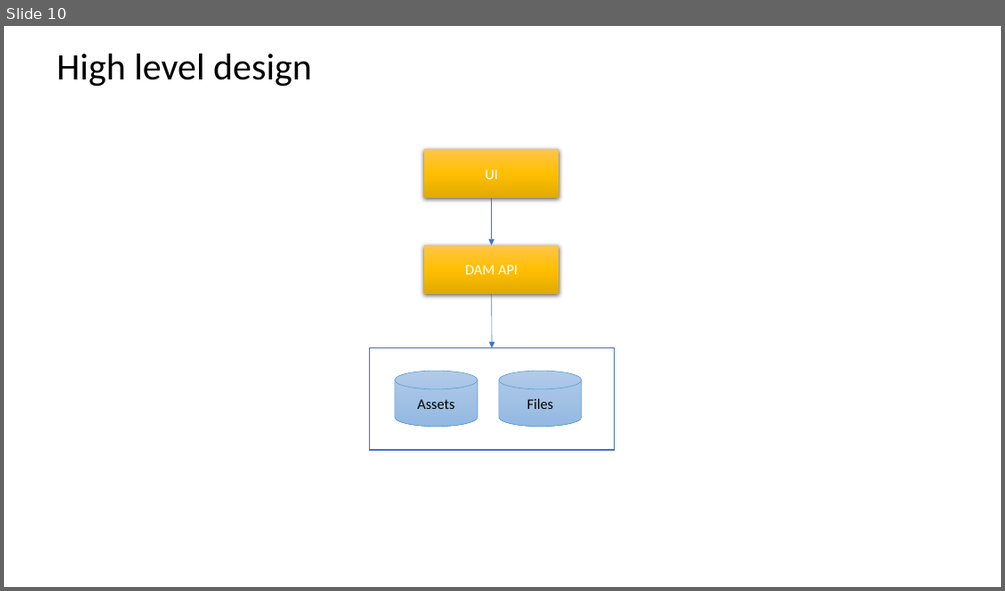
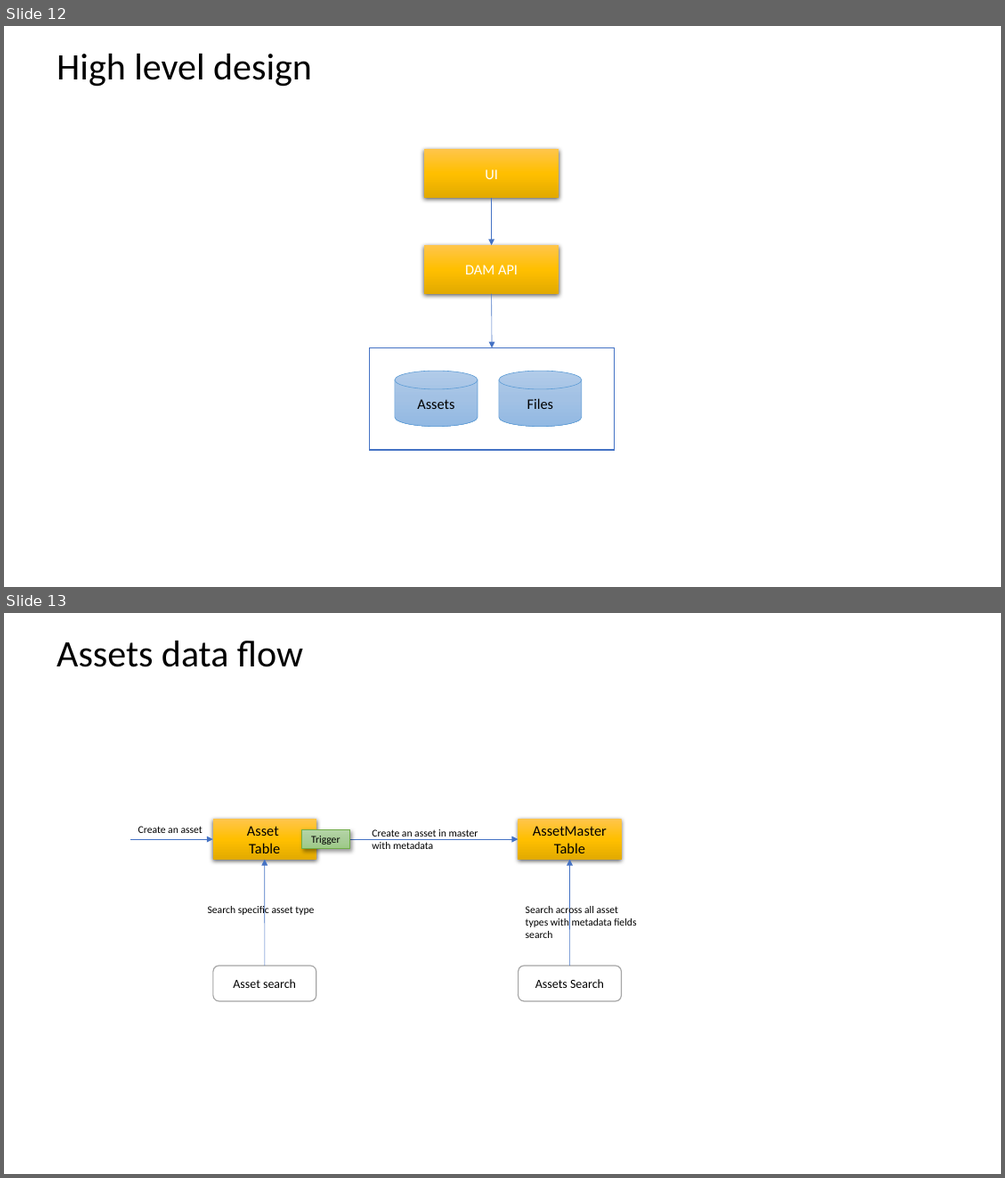
Before and after one commit to sundarkurs/DigitalAssets, a slide deck: Design/Digital Asset - Design.pptx. Shown one above the other, each under a label of ours: slide 10 before the commit, slides 12 and 13 after it. The pictures are 1005x591 and 1005x1178 pixels, drawn with LibreOffice and Linux fonts; fonts in the diff are those of the drawing. Boxes give left, top, right and bottom in pixels: in the first picture for what was removed or moved away, otherwise in the second. Text is boxed around its words. In the diff, an @@ line names an element or a change of style, - is before the commit and + after.

```diff
--- a/Design/Digital Asset - Design.pptx
+++ b/Design/Digital Asset - Design.pptx
@@ slide 13 added at (4, 613, 1001, 1174), background #FFFFFF @@
@@ text added at (57, 641, 303, 667), 36 pt, text #000000 @@
+Assets data flow
@@ text added at (138, 826, 202, 833), 10 pt, text #000000 @@
+Create an asset
@@ rectangle added at (212, 819, 316, 860), fill gradient #FFC64B to #FFC000 to #E3AB00, 14 pt, text #000000 @@
+Asset
+Table
@@ rectangle added at (518, 819, 621, 860), fill gradient #FFC64B to #FFC000 to #E3AB00, 14 pt, text #000000 @@
+AssetMaster Table
@@ arrow added from (131, 839) to (212, 839), #4472C4 0.5 pt @@
@@ rectangle added at (301, 830, 350, 849), fill gradient #B5D5A7 to #AACE9A to #9CC987, outline #70AD47 0.5 pt, 10 pt, text #000000 @@
+Trigger
@@ arrow added from (316, 839) to (518, 839), #4472C4 0.5 pt @@
@@ text added at (372, 829, 478, 849), 10 pt, text #000000 @@
+Create an asset in master with metadata
@@ arrow added from (265, 965) to (265, 859), #4472C4 0.5 pt @@
@@ arrow added from (570, 965) to (570, 859), #4472C4 0.5 pt @@
@@ text added at (208, 904, 314, 916), 10 pt, text #000000 @@
+Search specific asset type
@@ text added at (526, 904, 636, 938), 10 pt, text #000000 @@
+Search across all asset types with metadata fields search
@@ rounded rectangle added at (213, 965, 316, 1001), fill #FFFFFF, outline #A5A5A5 1 pt, 12 pt, text #000000 @@
+Asset search
@@ rounded rectangle added at (518, 965, 622, 1001), fill #FFFFFF, outline #A5A5A5 1 pt, 12 pt, text #000000 @@
+Assets Search
@@ what was slide 10 is now slide 12 @@
```
Also in this commit, not shown: 4 slides changed, 2 other slides added, 12 other files.
